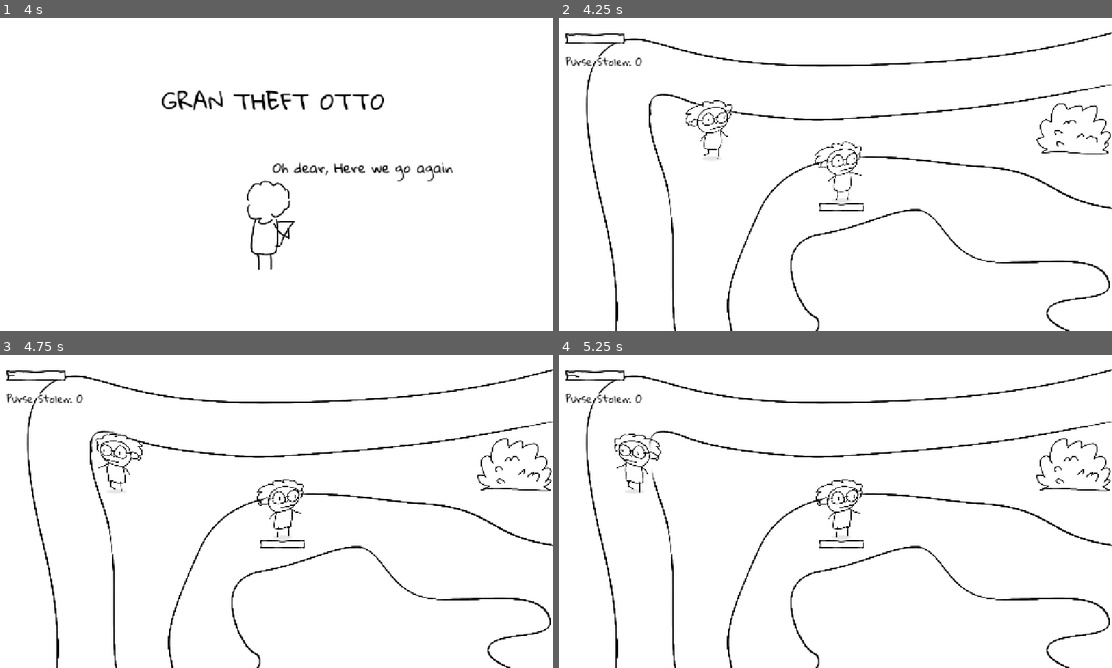
Above: before the commit, frames 1-4 (two rows, left to right).
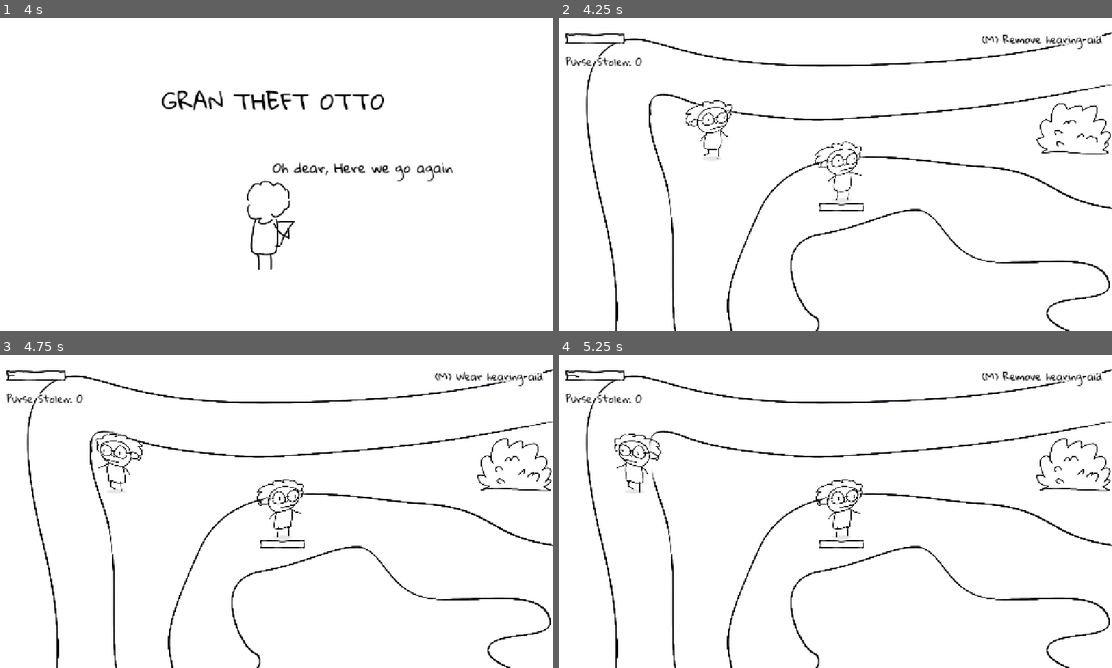
Above: after the commit, the same moments.

Repository: johnreybacal/gran-theft-aubrey
Game: Godot game, scene res://scenes/start.tscn
Two runs of this game, one before a commit and one after it. Both use one fixed random seed, a clock stepped at 60 frames per second and the inputs below.
Inputs:
- Up to frame 1 (4 s): click "(A) Start" at 0.5 s; hold D (move_right) 1.28-2.03 s; hold M (toggle_hearing_aid, bound only after the commit) 1.28-2.03 s; hold S (move_down) 2.03-2.78 s; tap E (interact) at 2.1 s; tap M (toggle_hearing_aid, bound only after the commit) at 2.3, 3.6 s; hold D (move_right) 2.78-3.53 s; hold M (toggle_hearing_aid, bound only after the commit) 2.78-3.53 s; hold W (move_up) from 3.53 s (still down)
- Up to frame 2 (4.25 s): keep holding W (move_up)
- Up to frame 3 (4.75 s): release W (move_up) at 4.28 s; hold A (move_left) from 4.28 s (still down); hold E (interact) from 4.28 s (still down); tap M (toggle_hearing_aid, bound only after the commit) at 4.55 s
- Up to frame 4 (5.25 s): keep holding A (move_left); release E (interact) at 5.03 s; tap M (toggle_hearing_aid, bound only after the commit) at 5.1 s

Frame 1 is identical in both runs. In frame 2, 0.3% of the frame differs, in the area x 76-99%, y 5-10%; in frame 3, 0.3%; in frame 4, 0.3%.

Commit message:
toggle mute

Diff:
--- a/project.godot
+++ b/project.godot
@@ -68,3 +68,8 @@
 "events": [Object(InputEventKey,"resource_local_to_scene":false,"resource_name":"","device":-1,"window_id":0,"alt_press …(192 unchanged characters)…
 ]
 }
+toggle_hearing_aid={
+"deadzone": 0.2,
+"events": [Object(InputEventKey,"resource_local_to_scene":false,"resource_name":"","device":-1,"window_id":0,"alt_pressed":false,"shift_pressed":false,"ctrl_pressed":false,"meta_pressed":false,"pressed":false,"keycode":0,"physical_keycode":77,"key_label":0,"unicode":109,"location":0,"echo":false,"script":null)
+]
+}
--- a/scenes/hud.tscn
+++ b/scenes/hud.tscn
@@ -27,6 +27,16 @@
 theme_override_constants/margin_top = 24
 theme_override_constants/margin_right = 24
 theme_override_constants/margin_bottom = 24
+
+[node name="MuteLabel" type="Label" parent="MarginContainer" unique_id=312423556]
+layout_mode = 2
+size_flags_horizontal = 8
+size_flags_vertical = 0
+theme_override_colors/font_color = Color(0, 0, 0, 1)
+theme_override_colors/font_outline_color = Color(1, 1, 1, 1)
+theme_override_constants/outline_size = 16
+theme_override_font_sizes/font_size = 24
+text = "(M) Remove hearing aid"
 
 [node name="VBoxContainer" type="VBoxContainer" parent="MarginContainer" unique_id=99673316]
 layout_mode = 2
--- a/scripts/hud.gd
+++ b/scripts/hud.gd
@@ -5,12 +5,14 @@
 @onready var purse_stolen_label: Label = $MarginContainer/VBoxContainer/PurseStolenLabel
 @onready var stars: HBoxContainer = $MarginContainer/VBoxContainer/Stars
 @onready var police_timer_label: Label = $MarginContainer/VBoxContainer/PoliceTimerLabel
+@onready var mute_label: Label = $MarginContainer/MuteLabel
 
 var hud_star_scene = preload("res://scenes/hud_star.tscn")
 
 func _ready() -> void:
     EventBus.on_enemy_left.connect(_on_enemy_left)
     EventBus.on_purse_stolen_updated.connect(_on_purse_stolen_updated)
+    _update_mute_label()
 
 func _process(_delta: float) -> void:
     if StateManager.police_arriving_count > 0:
@@ -23,9 +25,20 @@
             police_timer_label.text = "Police arrives in: " + m.right(2) + ":" + s.right(2)
 
 
+func _input(event: InputEvent) -> void:
+    if not StateManager.is_encountered:
+        if event.is_action_pressed("toggle_hearing_aid"):
+            StateManager.toggle_mute()
+            _update_mute_label()
+
+
 func _on_enemy_left():
     var star = hud_star_scene.instantiate()
     stars.add_child.call_deferred(star)
 
 func _on_purse_stolen_updated():
     purse_stolen_label.text = "Purse Stolen: " + str(len(StateManager.enemies_defeated))
+
+func _update_mute_label():
+    var equip: String = "Wear" if StateManager.is_muted else "Remove"
+    mute_label.text = "(M) " + equip + " hearing aid"
--- a/scripts/state_manager.gd
+++ b/scripts/state_manager.gd
@@ -15,7 +15,10 @@
 var interactable_id: int
 var interactables = []
 
+var master_bus: int = AudioServer.get_bus_index("Master")
 var explore_sfx_bus: int = AudioServer.get_bus_index("ExploreSfx")
+
+var is_muted: bool = false
 
 func _ready() -> void:
     police_timer = Timer.new()
@@ -70,3 +73,7 @@
 
 func update_interactables():
     interactables = get_tree().get_nodes_in_group("Interactable")
+
+func toggle_mute():
+    is_muted = not is_muted
+    AudioServer.set_bus_mute(master_bus, is_muted)
